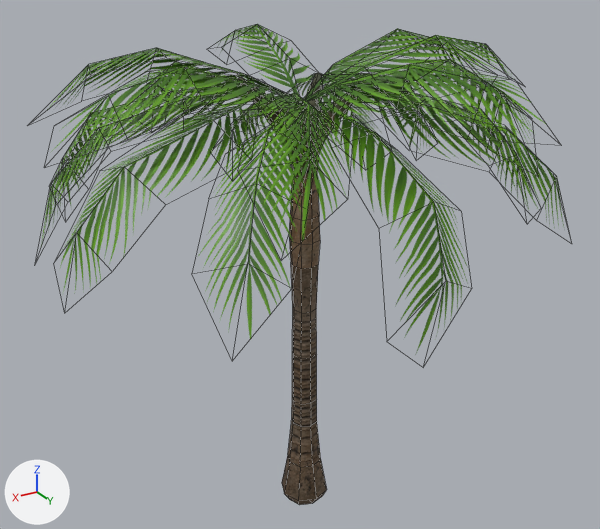
A saved change to the FBX model Assets/_Visual/Environment/_OpenWorld/Nature/Trees/Materials/Palm Tree.fbx.
Before and after are seen from a camera (50 mm lens) standing at (4.48, 7.37, 6.77) and looking at (-0.06, -0.2, 2.98). The axes (+X, +Y, +Z) are drawn at lower left. The lights are the same throughout. Mesh edges are drawn as thin lines. Where no turn or scale is listed for an object, it has been applied to the vertices.
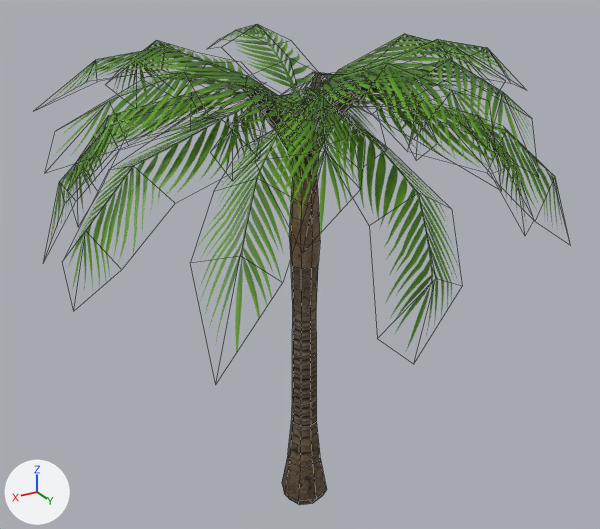
Commit message: Fix Palm Tree

Diff of the bpy script that builds the scene:
```diff
--- a/Assets/_Visual/Environment/_OpenWorld/Nature/Trees/Materials/Palm Tree.fbx.py
+++ b/Assets/_Visual/Environment/_OpenWorld/Nature/Trees/Materials/Palm Tree.fbx.py
@@ me_cube @@
 # used by ob_cube; location = (0.0, 0.0, 0.0)
-me_cube.from_pydata(...)  # 502 vertices, 433 faces; spans x -2.83..2.86, y -2.82..2.68, z -0.16..5.52
-me_cube.vertices[439].co = (-0.46, -2.77, 4.84)  # pixel (226, 64)
+me_cube.from_pydata(...)  # 502 vertices, 433 faces; spans x -2.85..2.81, y -2.87..2.7, z -0.16..5.52
+# me_cube part 1: the loose piece of 11 vertices spanning x 0.52..2.79, y -0.14..0.98, z 3.32..5.04 is moved by (-0.08, 0.0, 0.0)
+# me_cube part 2: the loose piece of 11 vertices spanning x 0.52..2.86, y -0.85..0.07, z 3.54..5.08 is moved by (-0.08, 0.0, 0.0)
+# me_cube part 3: the loose piece of 11 vertices spanning x 0.38..2.32, y -2.35..-0.57, z 3.29..5.04 is turned 5.1 degrees about the z axis through its middle, then moved by (-0.14, 0.18, 0.0)
+# me_cube part 4: the loose piece of 11 vertices spanning x -2.39..-0.45, y -2.31..-0.51, z 3.32..5.04 is turned 3.1 degrees about the z axis through its middle, then moved by (0.09, 0.07, 0.04)
+# me_cube part 5: the loose piece of 11 vertices spanning x -2.59..-0.35, y -0.22..1.17, z 3.32..5.04 is turned -8.5 degrees about the z axis through its middle, then moved by (0.24, 0.11, 0.0)
+# me_cube part 6: the loose piece of 11 vertices spanning x -0.04..2.81, y -0.18..0.94, z 4.7..5.48 is moved by (0.0, 0.0, -0.05)
+# me_cube part 7: the loose piece of 11 vertices spanning x -0.04..2.75, y -0.86..0.07, z 4.82..5.5 is multiplied about its middle by the matrix ((0.96, 0.27, 0.077), (-0.281, 0.923, 0.264), (0.0, -0.275, 0.961)), then moved by (-0.18, -0.33, -0.06)
+# me_cube part 8: the loose piece of 11 vertices spanning x -2.83..0.02, y -1.0..0.11, z 4.7..5.48 is turned -1.2 degrees about the z axis through its middle, then moved by (-0.02, 0.1, -0.05)
+# me_cube part 9: the loose piece of 11 vertices spanning x -2.75..0.03, y -0.23..0.8, z 4.85..5.52 is moved by (-0.03, -0.01, -0.05)
+# me_cube part 10: 55 of 502 vertices moved; they spanned x -0.95..1.97, y -2.82..2.63, z 2.93..5.5 and now span x -0.58..2.07, y -2.87..2.7, z 2.93..5.52; mean shift (0.03, -0.12, 0.03); largest move (-0.94, 2.63, 4.92) -> (-0.22, 2.7, 4.66)
+# me_cube part 11
+me_cube.vertices[439].co = (-0.28, -2.58, 5.22)  # pixel (219, 38)
 me_cube.materials.append(mat_material)
```

Boxes [x1, y1, x2, y2] around the edits, measured in the pictures (600 x 529 px; the box of a moved part takes in the faces that stretch with it):
'Cube', reshaped: before [41, 24, 566, 505]; after [50, 24, 564, 505]
part 1 of me_cube, moved or reshaped: before [59, 100, 251, 292]; after [68, 106, 256, 290]
part 2 of me_cube, moved or reshaped: before [41, 92, 248, 246]; after [50, 91, 258, 242]
part 3 of me_cube, moved or reshaped: before [54, 86, 221, 209]; after [70, 85, 246, 213]
part 4 of me_cube, moved or reshaped: before [287, 73, 381, 149]; after [284, 72, 377, 160]
part 5 of me_cube, moved or reshaped: before [374, 91, 533, 214]; after [359, 94, 529, 226]
part 6 of me_cube, moved or reshaped: before [51, 66, 298, 152]; after [52, 72, 295, 157]
part 7 of me_cube, moved or reshaped: before [47, 48, 298, 110]; after [50, 47, 303, 112]
part 8 of me_cube, moved or reshaped: before [304, 29, 488, 99]; after [318, 34, 493, 95]
part 9 of me_cube, moved or reshaped: before [305, 35, 512, 101]; after [324, 39, 516, 104]
part 10 of me_cube, moved or reshaped: before [133, 60, 546, 353]; after [113, 40, 498, 353]
part 11 of me_cube, moved or reshaped: before [216, 31, 249, 63]; after [217, 30, 245, 42]
